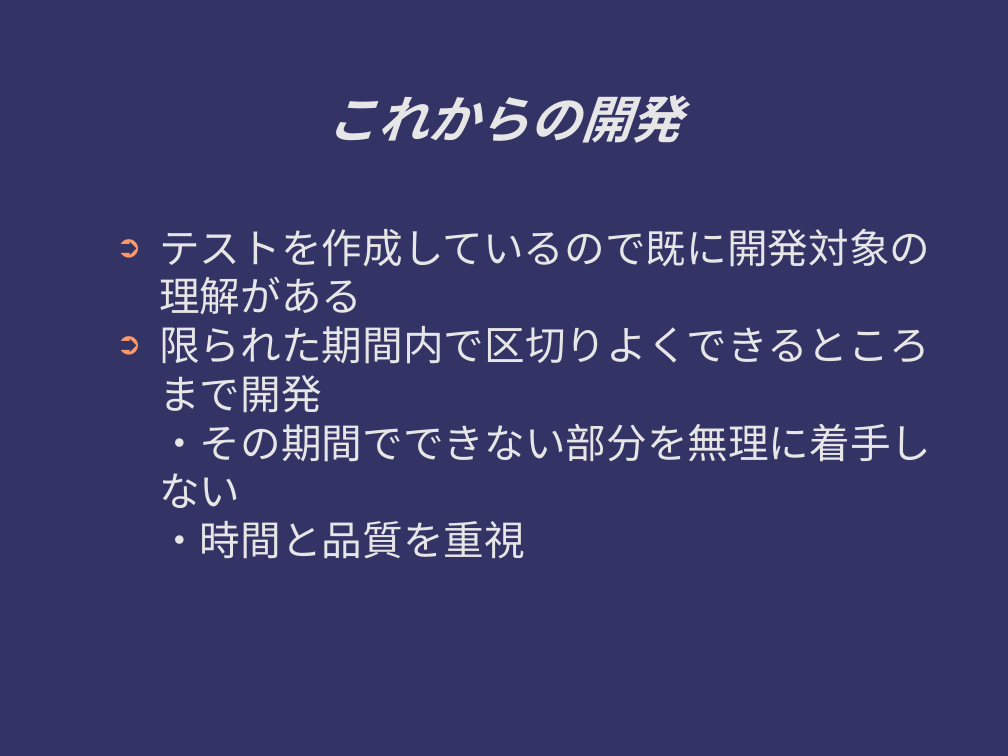
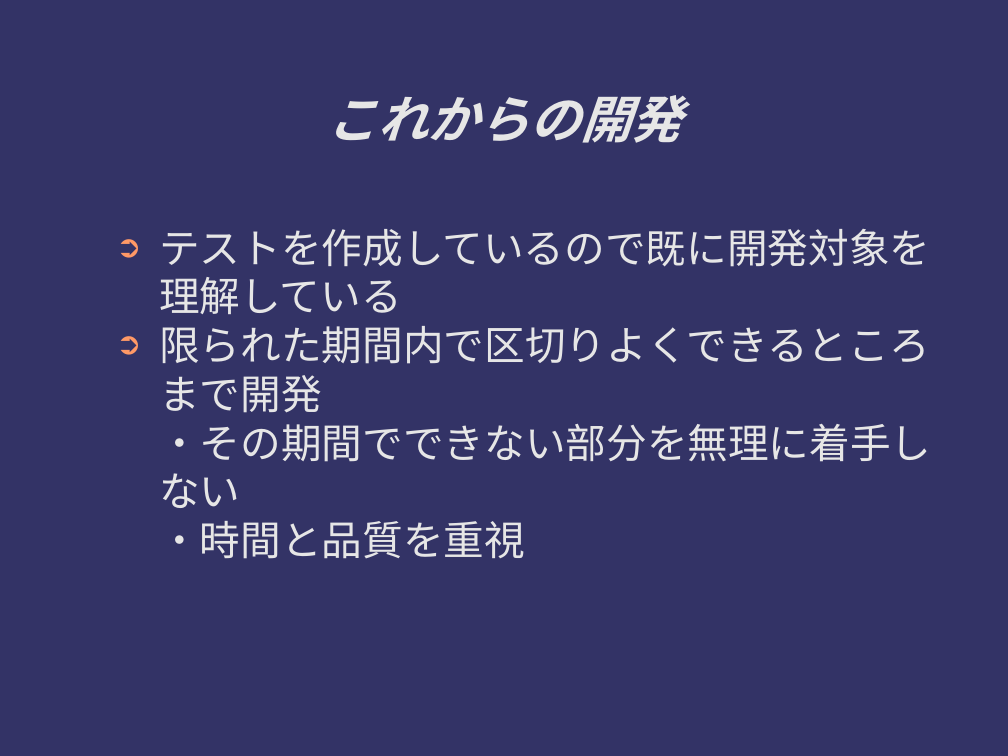
Before and after one commit to ichylinux/daddy, a slide deck: slide 14 of doc/concept.odp (slide 12 before the commit). Drawn at 1008x756 pixels with LibreOffice and Linux fonts; fonts in the diff are those of the drawing. Boxes give left, top, right and bottom in pixels: in the first picture for what was removed or moved away, otherwise in the second. Text is boxed around its words. In the diff, an @@ line names an element or a change of style, - is before the commit and + after.

```diff
--- a/doc/concept.odp
+++ b/doc/concept.odp
@@ text at [159, 229, 930, 314]: text changed @@
-➲ テストを作成しているので既に開発対象の理解がある
+➲ テストを作成しているので既に開発対象を理解している
```
Also in this commit, not shown: 4 other slides changed, 5 slides added.
